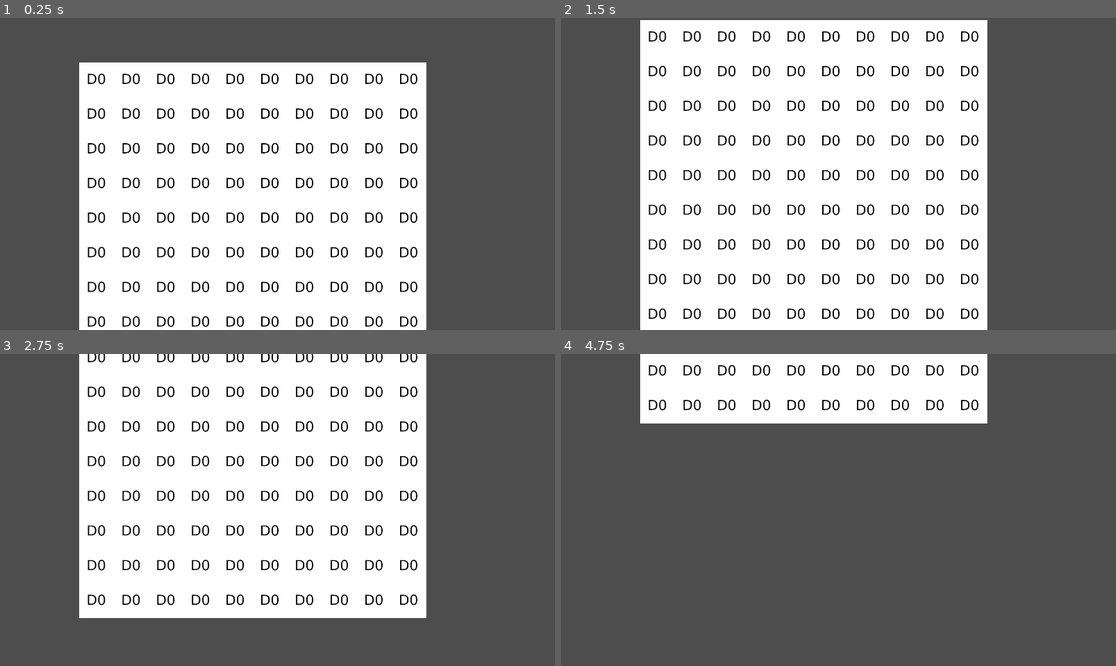
Above: before the commit, frames 1-4 (two rows, left to right).
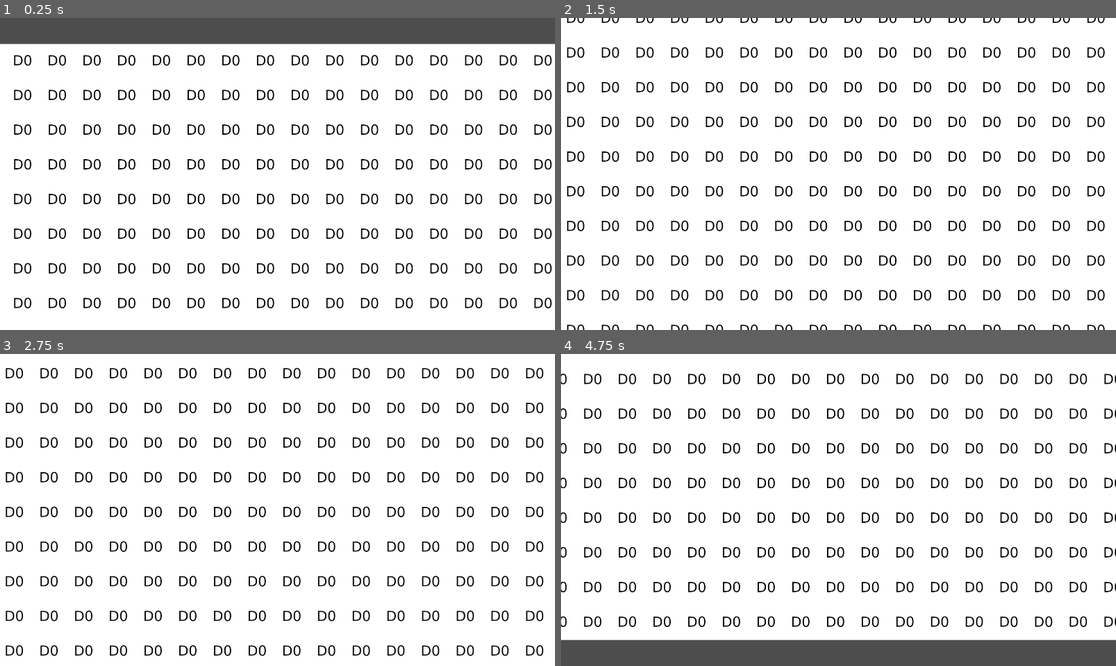
Above: after the commit, the same moments.

Repository: jokutdavid/windymob
Game: Godot game, scene res://Main.tscn
Two runs of this game, one before a commit and one after it. Both use one fixed random seed, a clock stepped at 60 frames per second and the inputs below.
Inputs (mouse positions are in pixels of both pictures, inside the frame that each line leads up to):
- Up to frame 1 (0.25 s): no input
- Up to frame 2 (1.5 s): tap Enter at 0.5 s; move the mouse to (960, 158) at 0.52 s; hold Right (ui_right) 0.53-1.25 s; click (960, 158) at 0.67 s; tap Space at 1.25 s; drag from (727, 189) to (638, 61) at 1.27 s
- Up to frame 3 (2.75 s): tap Enter at 2 s; move the mouse to (333, 441) at 2.02 s; hold Right (ui_right) from 2.03 s (still down)
- Up to frame 4 (4.75 s): release Right (ui_right) at 2.75 s; drag from (810, 572) to (638, 410) at 2.77 s; tap Space at 3.5 s; move the mouse to (1005, 556) at 3.52 s; hold Left (ui_left) 3.53-4.25 s; drag from (672, 463) to (710, 385) at 4.27 s

The runs differ from the first frame. In frame 1, 46% of the frame differs, in the area x 0-100%, y 8-100%; in frame 2, 47%; in frame 3, 55%; in frame 4, 79%, in the area x 0-100%, y 0-92%.

Commit message:
Configures camera and terrain based on tile map size
- Moves row/col size to main node for shared access.
- Modifies camera and terrain tile generation to depend on the defined tile map size.
- Fixes a texture path in the build tile.

Diff:
--- a/Main.tscn
+++ b/Main.tscn
@@ -4,7 +4,7 @@
 [ext_resource type="Script" uid="uid://d3q6vukrp1w8v" path="res://terrain_tiles.gd" id="1_uu6xs"]
 [ext_resource type="Script" uid="uid://cshywi32jjfji" path="res://scripts/camera_2d.gd" id="3_h2yge"]
 
-[node name="Root" type="Node2D"]
+[node name="Main" type="Node2D"]
 script = ExtResource("1_r0du0")
 
 [node name="Game" type="Node2D" parent="."]
--- a/build_tile.tscn
+++ b/build_tile.tscn
@@ -1,6 +1,6 @@
 [gd_scene load_steps=2 format=3 uid="uid://bmolsem7whbtq"]
 
-[ext_resource type="Texture2D" uid="uid://b4aao2dcggifm" path="res://art/house/house_00.png" id="1_w7ek4"]
+[ext_resource type="Texture2D" uid="uid://b4aao2dcggifm" path="res://art/builds/house/house_00.png" id="1_w7ek4"]
 
 [node name="BuildTile" type="Node2D"]
 
--- a/main.gd
+++ b/main.gd
@@ -1,10 +1,3 @@
 extends Node2D
 
-var TerrainTiles := preload("res://terrain_tile.tscn")
-var terrain_tiles_array := []
-
-#func _ready():
-	#
-	#for i in range(10):
-		#for j in range(10):
-			#terrain
+var row_cols = Vector2(30, 15)
--- a/scripts/camera_2d.gd
+++ b/scripts/camera_2d.gd
@@ -5,12 +5,10 @@
 var drag_pos = Vector2.ZERO
 var dragging: bool
 
-var TerrainTiles
-
-func _ready():
-	TerrainTiles = get_node("../Game/TerrainTiles")
 
 func _process(delta):
+	var Main = get_parent()
+
 	var new_pos = position
 
 	var input_vector = Vector2.ZERO # lets a vector and gives it direction based on input from the user
@@ -43,8 +41,9 @@
 
 
 	#at the end of frame makes sure that the viewport doesn't exit the usable frame
-	position.x = max(get_viewport().size.x / zoom.x / 2 - get_viewport().size.x / zoom.x / 7, min(new_pos.x, 120 * 10 - get_viewport().size.x / zoom.x / 7 - get_viewport().size.x / zoom.x / 2))
-	position.y = max(get_viewport().size.y / zoom.y / 2 - get_viewport().size.y / zoom.y / 7, min(new_pos.y, 1500))
+	print(get_viewport().size.x / 12)
+	position.x = max(get_viewport().size.x / zoom.x / 2 - get_viewport().size.x / zoom.x / 12, min(new_pos.x, Main.row_cols.x * 120 - get_viewport().size.x / 2 / zoom.x + get_viewport().size.x / 12 / zoom.x))
+	position.y = max(get_viewport().size.y / zoom.y / 2 - get_viewport().size.y / zoom.y / 12, min(new_pos.y, Main.row_cols.y * 120 - get_viewport().size.y / 2 / zoom.y + get_viewport().size.y / 12 / zoom.y))
 
 
 
--- a/terrain_tiles.gd
+++ b/terrain_tiles.gd
@@ -5,9 +5,12 @@
 
 
 func _ready():
-	for x in range(10):
+	var Main = get_parent().get_parent()
+
+
+	for x in range(Main.row_cols.x):
 		terrain_grid.append([])
-		for y in range(10):
+		for y in range(Main.row_cols.y):
 			var terrain_child = TerrainChild.instantiate()
 			add_child(terrain_child)
 			terrain_child.position = Vector2(x, y) * 120
